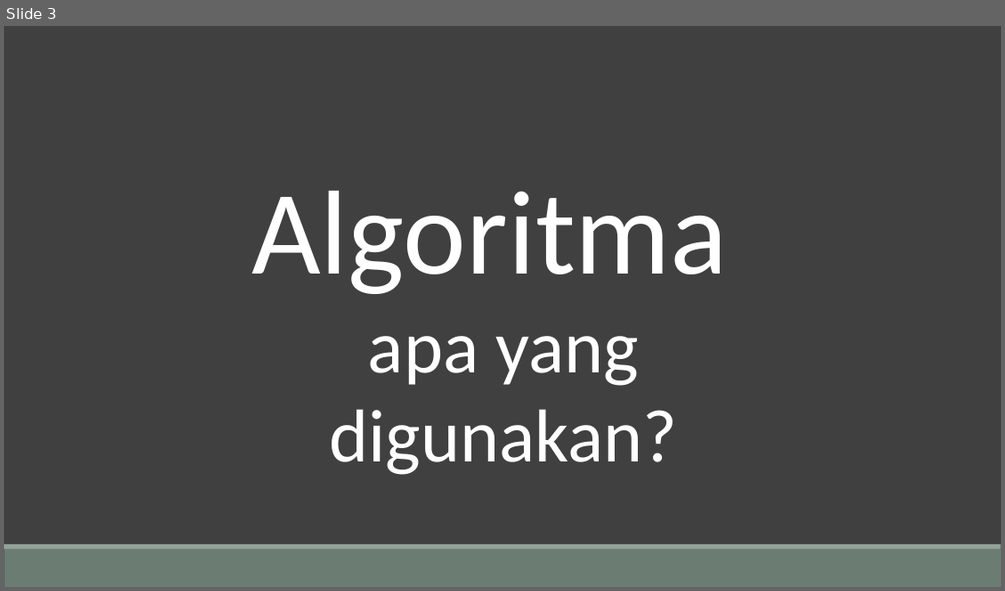
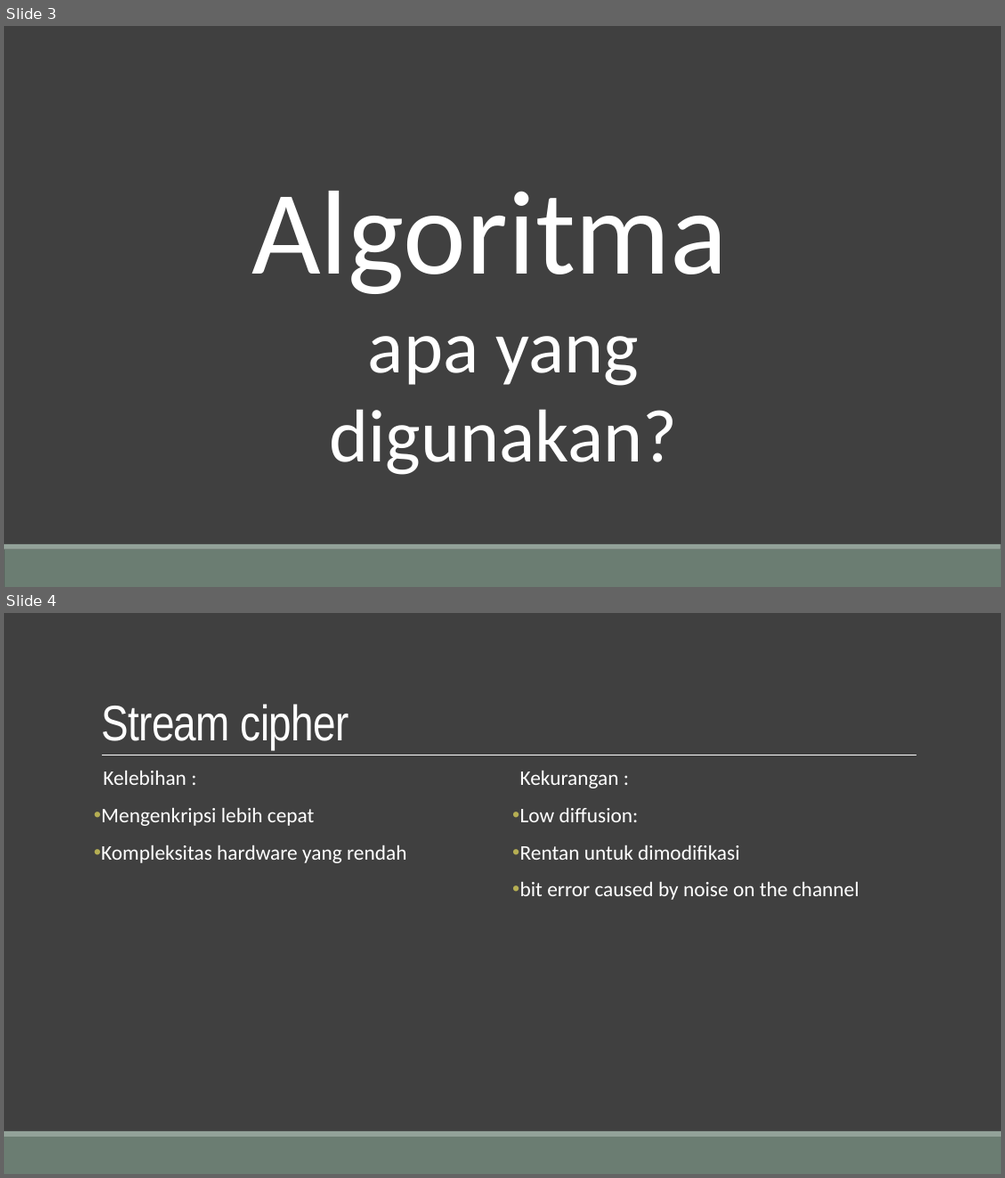
Before and after one commit to Tugas-KIJ/KIJ, a slide deck: docs/algoritma.pptx. Shown one above the other, each under a label of ours: slide 3 before the commit, slides 3 and 4 after it. The pictures are 1005x591 and 1005x1178 pixels, drawn with LibreOffice and Linux fonts; fonts in the diff are those of the drawing. Boxes give left, top, right and bottom in pixels: in the first picture for what was removed or moved away, otherwise in the second. Text is boxed around its words. In the diff, an @@ line names an element or a change of style, - is before the commit and + after.

```diff
--- a/docs/algoritma.pptx
+++ b/docs/algoritma.pptx
@@ slide 4 added at box(4, 613, 1001, 1174), background #404040; not listed: 2 template elements that a slide beside it also shows @@
@@ title added at box(101, 704, 349, 749), 48 pt, text #FFFFFF @@
+Stream cipher
@@ text added at box(101, 771, 406, 863), 20 pt, text #FFFFFF @@
+Kelebihan :
+• Mengenkripsi lebih cepat
+• Kompleksitas hardware yang rendah
@@ line added from (102, 755) to (917, 755), #FFFFFF 0.5 pt @@
@@ text added at box(520, 771, 859, 900), 20 pt, text #FFFFFF @@
+  Kekurangan :
+• Low diffusion:
+• Rentan untuk dimodifikasi
+• bit error caused by noise on the channel
```
Also in this commit, not shown: 4 slides changed, 2 slides removed, 1 other file.
